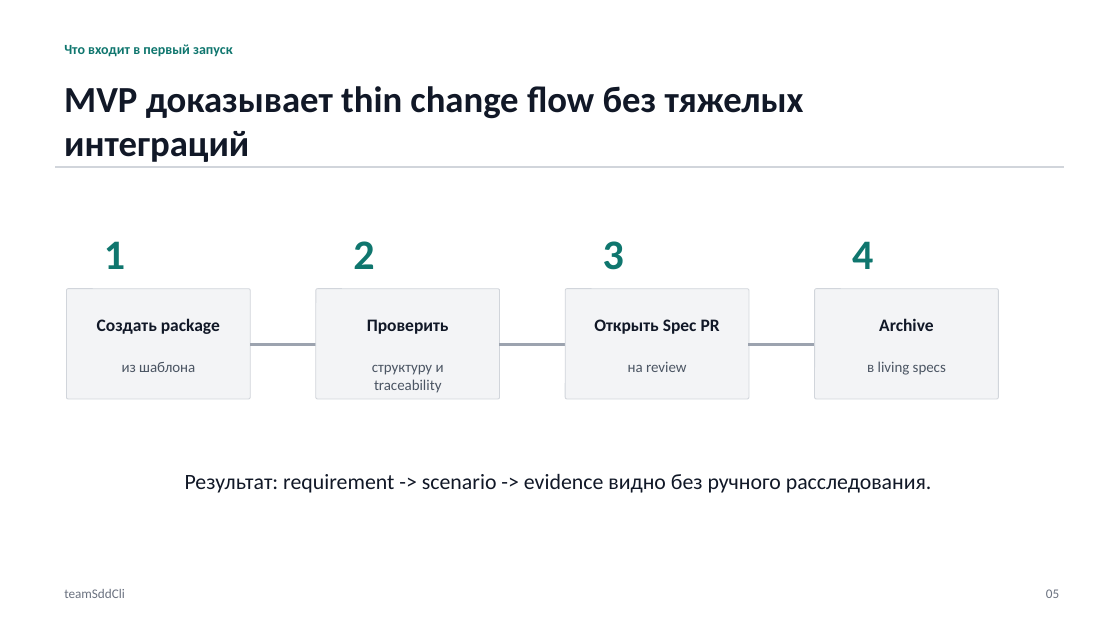
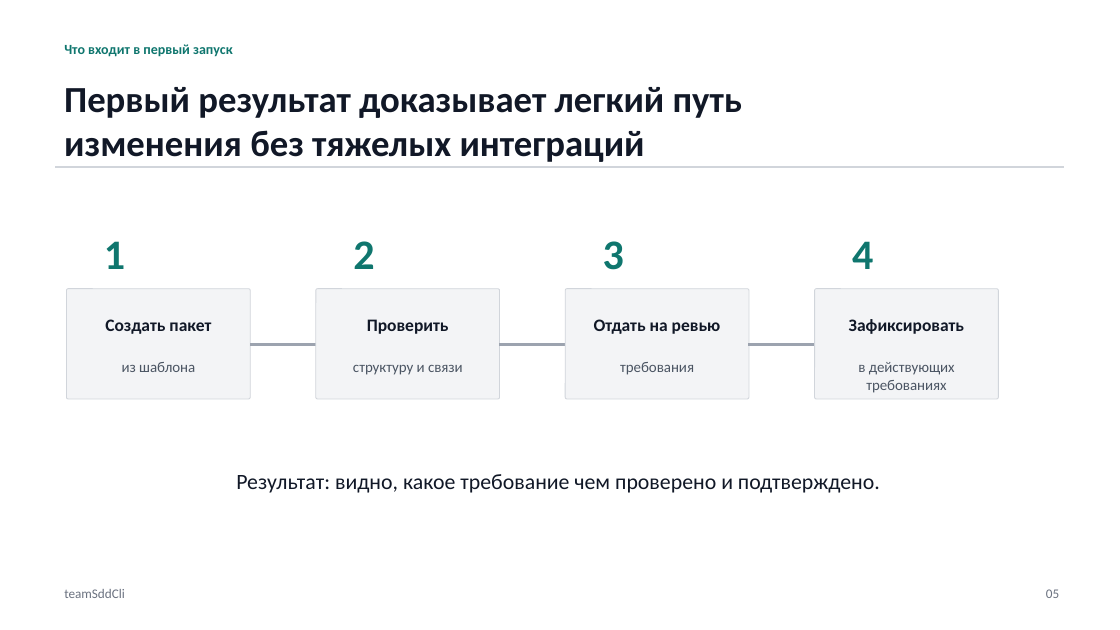
Before and after one commit to danka19/teamSddCli, a slide deck: slide 5 of outputs/team-sdd-principle-mvp-plan.pptx. Drawn at 1120x630 pixels with LibreOffice and Linux fonts; fonts in the diff are those of the drawing. Boxes give left, top, right and bottom in pixels: in the first picture for what was removed or moved away, otherwise in the second. Text is boxed around its words. In the diff, an @@ line names an element or a change of style, - is before the commit and + after.

```diff
--- a/outputs/team-sdd-principle-mvp-plan.pptx
+++ b/outputs/team-sdd-principle-mvp-plan.pptx
@@ text at bbox=[64, 87, 742, 162]: text changed @@
-MVP доказывает thin change flow без тяжелых интеграций
+Первый результат доказывает легкий путь изменения без тяжелых интеграций
@@ text at bbox=[105, 319, 211, 334]: text changed @@
-Создать package
+Создать пакет
@@ text at bbox=[594, 319, 721, 334]: text changed @@
-Открыть Spec PR
+Отдать на ревью
@@ text at bbox=[849, 319, 964, 334]: text changed @@
-Archive
+Зафиксировать
@@ text at bbox=[353, 365, 463, 375]: text changed @@
-структуру и traceability
+структуру и связи
@@ text at bbox=[620, 362, 694, 375]: text changed @@
-на review
+требования
@@ text at bbox=[858, 362, 955, 393]: text changed @@
-в living specs
+в действующих требованиях
@@ text at bbox=[236, 474, 880, 493]: text changed @@
-Результат: requirement -> scenario -> evidence видно без ручного расследования.
+Результат: видно, какое требование чем проверено и подтверждено.
```
Also in this commit, not shown: 5 other slides changed, 2 slides added, 2 slides removed.
